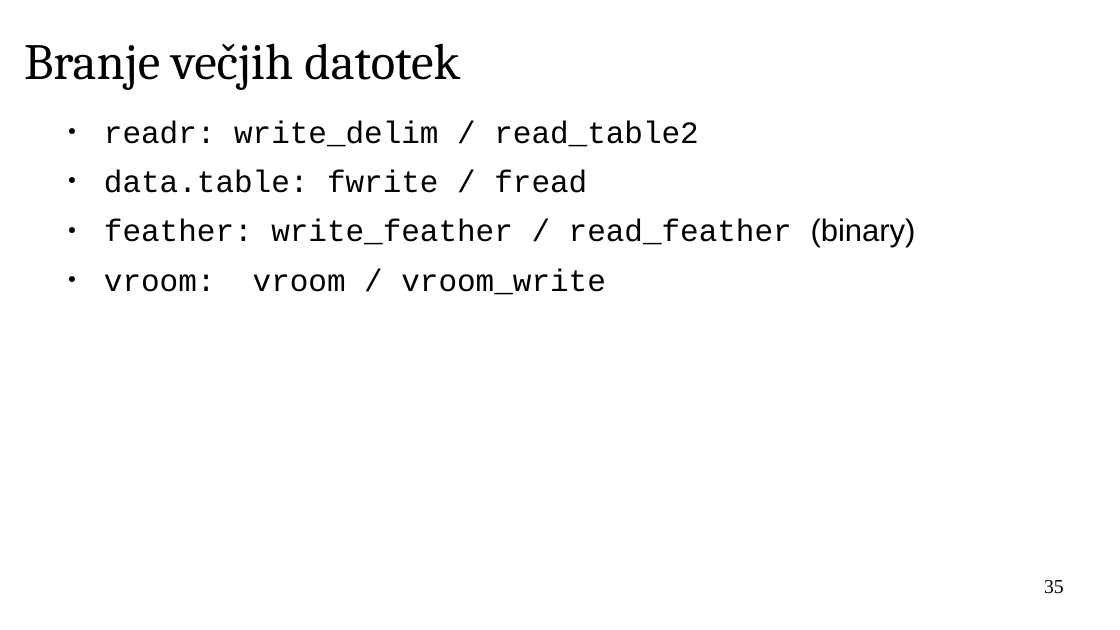
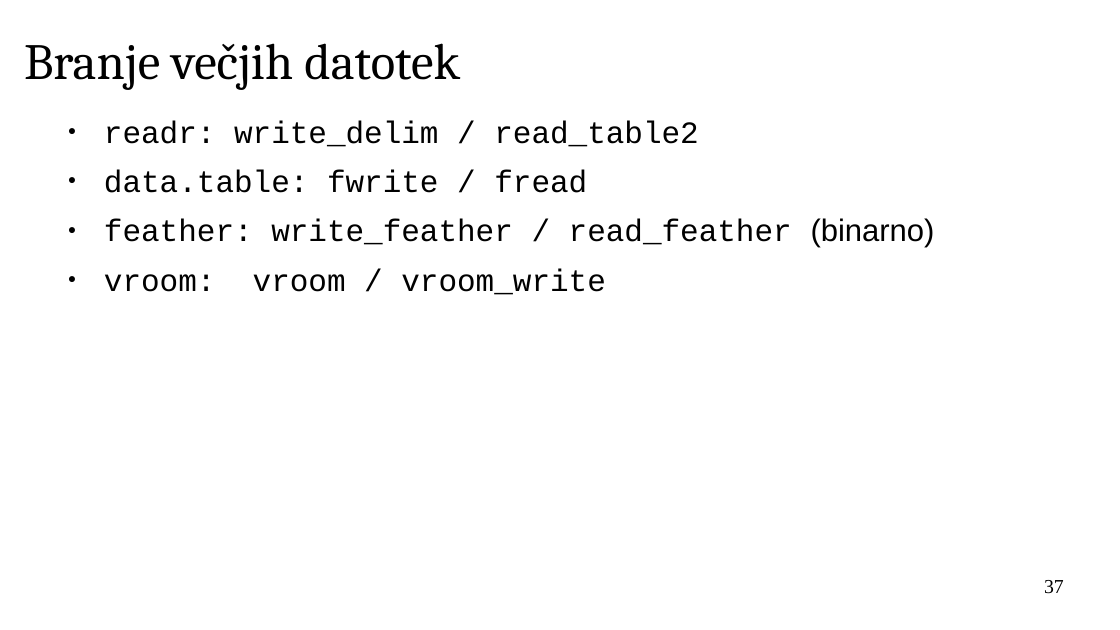
Before and after one commit to janaobsteter/R_tecaj, a slide deck: slide 37 of IT_Rtecaj_work.odp (slide 35 before the commit). Drawn at 1120x630 pixels with LibreOffice and Linux fonts; fonts in the diff are those of the drawing; background and template pictures are left out. Boxes give left, top, right and bottom in pixels: in the first picture for what was removed or moved away, otherwise in the second. Text is boxed around its words. In the diff, an @@ line names an element or a change of style, - is before the commit and + after.

```diff
--- a/IT_Rtecaj_work.odp
+++ b/IT_Rtecaj_work.odp
@@ text at <box>104,218,935,248</box>: text changed @@
-● feather: write_feather / read_feather (binary)
+● feather: write_feather / read_feather (binarno)
@@ page number at <box>1044,580,1064,594</box>: text changed @@
-35
+37
```
Also in this commit, not shown: 20 other slides changed, 14 slides added, 2 slides removed, 6 other files.
